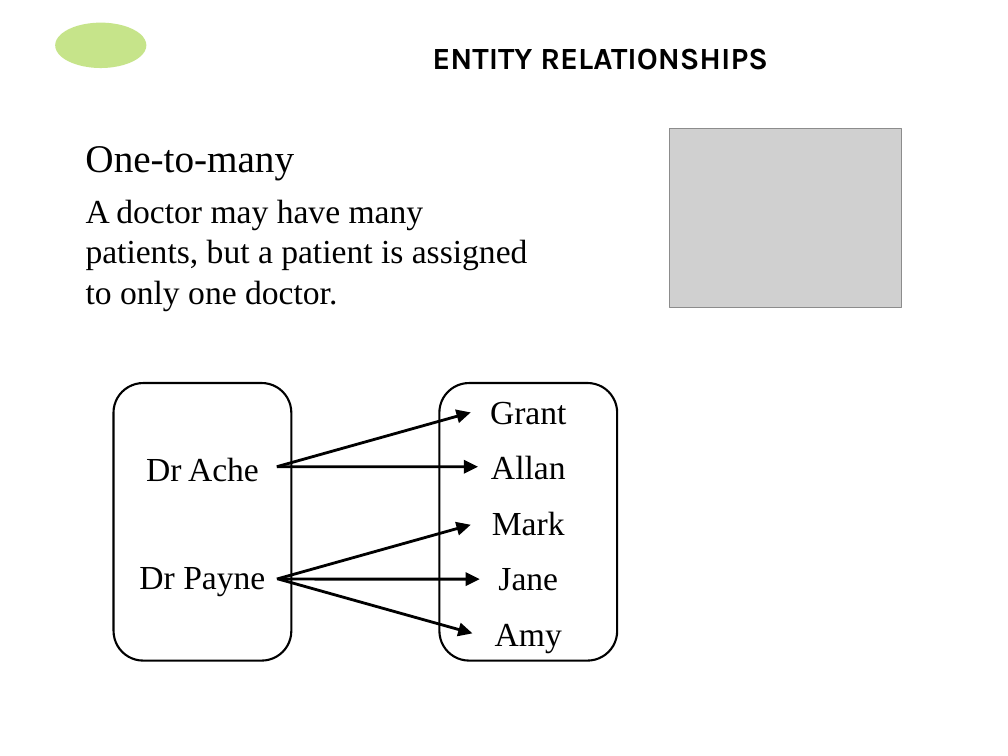
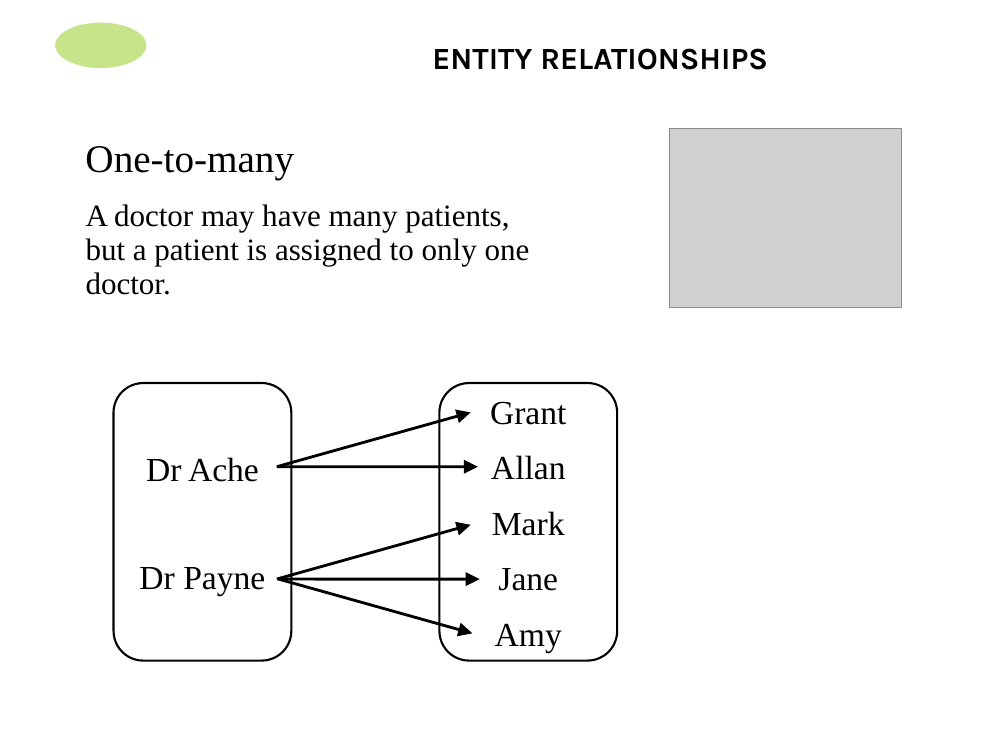
Before and after one commit to nikhilshah85/23052022---rev---dotnet, a slide deck: slide 13 of Day 7 - RDBMS Intro/B-RDBMS.PPT. Drawn at 1008x756 pixels with LibreOffice and Linux fonts; fonts in the diff are those of the drawing; grey boxes stand for pictures; background and template pictures are left out. Boxes give left, top, right and bottom in pixels: in the first picture for what was removed or moved away, otherwise in the second. Text is boxed around its words. In the diff, an @@ line names an element or a change of style, - is before the commit and + after.

```diff
--- a/Day 7 - RDBMS Intro/B-RDBMS.PPT
+++ b/Day 7 - RDBMS Intro/B-RDBMS.PPT
@@ text "A doctor may have many ..." at (86,204,530,295): size 24 to 22.2 pt; line spacing 1 to 0.9 @@
```
Also in this commit, not shown: 9 other slides changed, 3 other files.
